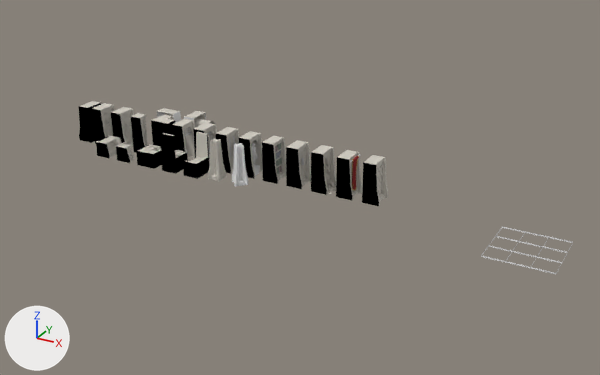
Renders of the Blender file art_src/tilesets/dungeon/classicdungeon.blend from each side of a commit.
Rendered twice from a 50 mm camera at (49.6, -46.7, 24.0) aimed at (22.8, 2.1, -0.3). Lighting does not change. The marker at lower left points along +X, +Y and +Z.

The older version as bpy lines, for what is in view:
```python
ob_cube = bpy.data.objects.new('Cube', me_cube)
ob_cube.location = (7.0, 2.0, 0.0)
ob_cube.rotation_euler = (0.0, 0.0, -69.11)  # degrees (0, 0, 0)
ob_cube.scale = (0.75, 0.75, 0.75)
ob_cube_006 = bpy.data.objects.new('Cube.006', me_cube_010)
ob_cube_006.location = (5.0, 2.0, 0.0)
ob_cube_006.rotation_euler = (0.0, 0.0, -81.68)  # degrees (0, 0, 0)
ob_cube_006.scale = (0.75, 0.75, 0.75)
ob_cube_015 = bpy.data.objects.new('Cube.015', me_cube_015)
ob_cube_015.location = (12.0, 4.0, 0.0)
ob_cube_015.rotation_euler = (0.0, 0.0, -9.425)  # degrees (0, 0, 180)
ob_cube_015.scale = (0.75, 0.75, 0.75)
ob_cube_016 = bpy.data.objects.new('Cube.016', me_cube_017)
ob_cube_016.location = (3.0, 2.0, 0.0)
ob_cube_016.rotation_euler = (0.0, 0.0, -78.54)  # degrees (0, 0, 180)
ob_cube_016.scale = (0.75, 0.75, 0.75)
ob_cube_017 = bpy.data.objects.new('Cube.017', me_cube_014)
ob_cube_017.location = (13.0, 0.0, 0.0)
ob_cube_017.rotation_euler = (0.0, 0.0, -78.54)  # degrees (0, 0, 180)
ob_cube_017.scale = (0.75, 0.75, 0.75)
ob_cube_018 = bpy.data.objects.new('Cube.018', me_cube_020)
ob_cube_018.location = (15.0, 0.0, 0.0)
ob_cube_018.rotation_euler = (0.0, 0.0, -78.54)  # degrees (0, 0, 180)
ob_cube_018.scale = (0.75, 0.75, 0.75)
ob_cube_019 = bpy.data.objects.new('Cube.019', me_cube_022)
ob_cube_019.location = (10.0, 4.0, 0.0)
ob_cube_019.rotation_euler = (0.0, 0.0, -11.0)  # degrees (0, 0, 90)
ob_cube_019.scale = (0.75, 0.75, 0.75)
ob_pillar = bpy.data.objects.new('Pillar', me_cube_019)
ob_pillar.location = (17.0, 0.0, 1.5)
ob_pillar.rotation_euler = (0.0, 0.0, -68.33)  # degrees (0, 0, 45)
ob_pillar.scale = (0.75, 0.75, 0.75)
ob_pillar_001 = bpy.data.objects.new('Pillar.001', me_cube_021)
ob_pillar_001.location = (19.0, 0.0, 1.5)
ob_pillar_001.rotation_euler = (0.0, 0.0, -67.54)  # degrees (0, 0, 90)
ob_pillar_001.scale = (0.75, 0.75, 0.75)
# also in view: 'Cube.005' at (11.0, 2.0, 1.5); 'Cube.008' at (22.8, 2.0, 1.5); 'Cube.010' at (26.8, 2.0, 1.5); 'StatueAlcove' at (18.8, 2.0, 1.5); 'Cube.009' at (25.0, 2.0, 1.5)
```
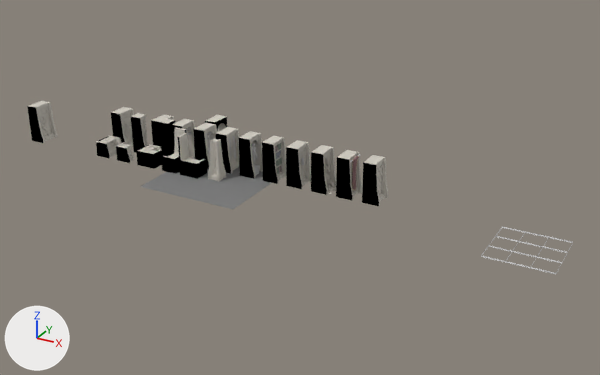
What differs and where, as boxes (x1, y1, x2, y2) in the pictures (600 x 375 px):
'Pillar', reshaped
    before: (208, 138, 226, 181)
    after: (140, 138, 271, 209)
'Cube.006', moved, turned
    before: (92, 103, 115, 144)
    after: (27, 101, 57, 143)
'Cube.017', moved, turned
    before: (162, 133, 188, 174)
    after: (178, 133, 207, 179)
'Cube.018', moved
    before: (183, 132, 210, 179)
    after: (162, 128, 186, 174)
'Cube.016', deleted (black)
    before: (79, 101, 101, 143)
'Pillar.001', deleted
    before: (232, 143, 248, 186)
'Cube.015', deleted
    before: (184, 111, 215, 128)
'GateRear1', added
    after: (205, 115, 227, 132)
'Cube.019', deleted
    before: (157, 108, 181, 123)
part 1 of me_cube_019, added
    after: (140, 157, 271, 209)

Diff of the bpy script that builds the scene:
```diff
--- a/art_src/tilesets/dungeon/classicdungeon.blend.py
+++ b/art_src/tilesets/dungeon/classicdungeon.blend.py
@@ me_cube_019 @@
 me_cube_019.from_pydata(...)  # 472 vertices, 733 faces; spans x -0.89..0.89, y -0.89..0.89, z -2.0..2.0
 # used by ob_pillar; location = (17.0, 0.0, 1.5); rotation_euler = (0.0, 0.0, -68.33), in degrees (0, 0, 45); scale = (0.75, 0.75, 0.75)
 # verts and faces of me_cube_019; kept vertices keep their numbers, new ones are numbered from 472
+# me_cube_019 part 1
+verts[472] = (0.0, -7.54, -2.0)  # pixel (233, 209)
+verts[473] = (-7.54, 0.0, -2.0)  # pixel (139, 186)
+verts[474] = (7.54, 0.0, -2.0)
+verts[475] = (0.0, 7.54, -2.0)
+faces += [(472, 474, 475, 473)]  # mat_shadow (grey #808080)
 me_cube_019.materials.append(mat_marble_002)
 me_cube_019.materials.append(mat_stone_002)
+me_cube_019.materials.append(mat_shadow)  # grey #808080
@@ ob_cube_019 @@
-ob_cube_019 = bpy.data.objects.new('Cube.019', me_cube_022)
@@ ob_cube_016 @@
-ob_cube_016 = bpy.data.objects.new('Cube.016', me_cube_017)
@@ ob_cube_015 @@
-ob_cube_015 = bpy.data.objects.new('Cube.015', me_cube_015)
@@ ob_pillar_001 @@
-ob_pillar_001 = bpy.data.objects.new('Pillar.001', me_cube_021)
@@ ob_cube_018 @@
 ob_cube_018 = bpy.data.objects.new('Cube.018', me_cube_020)
-ob_cube_018.location = (15.0, 0.0, 0.0)
+ob_cube_018.location = (13.0, 0.0, 0.0)
 ob_cube_018.rotation_euler = (0.0, 0.0, -78.54)  # degrees (0, 0, 180)
@@ ob_cube_017 @@
 ob_cube_017 = bpy.data.objects.new('Cube.017', me_cube_014)
-ob_cube_017.location = (13.0, 0.0, 0.0)
-ob_cube_017.rotation_euler = (0.0, 0.0, -78.54)  # degrees (0, 0, 180)
+ob_cube_017.location = (15.0, 0.0, 0.0)
+ob_cube_017.rotation_euler = (0.0, 0.0, -80.11)  # degrees (0, 0, 90)
 ob_cube_017.scale = (0.75, 0.75, 0.75)
@@ ob_cube_006 @@
 ob_cube_006 = bpy.data.objects.new('Cube.006', me_cube_010)
-ob_cube_006.location = (5.0, 2.0, 0.0)
-ob_cube_006.rotation_euler = (0.0, 0.0, -81.68)  # degrees (0, 0, 0)
+ob_cube_006.location = (0.0, 0.0, 0.0)
+ob_cube_006.rotation_euler = (0.0, 0.0, -87.96)  # degrees (0, 0, 0)
 ob_cube_006.scale = (0.75, 0.75, 0.75)
@@ ob_gaterear1 @@
+ob_gaterear1 = bpy.data.objects.new('GateRear1', me_gatebehind1)  # 140 vertices, 133 faces, 1 loose edge; spans x -1.07..0.62, y -1.07..1.07, z 0.0..4.0; in mat_marble (light grey #d1ccc2), mat_shadowcaster (white #e7e7e7), mat_black (black #000000)
+ob_gaterear1.location = (14.0, 4.0, 0.0)
+ob_gaterear1.rotation_euler = (0.0, 0.0, -9.425)  # degrees (0, 0, 180)
+ob_gaterear1.scale = (0.75, 0.75, 0.75)
```
